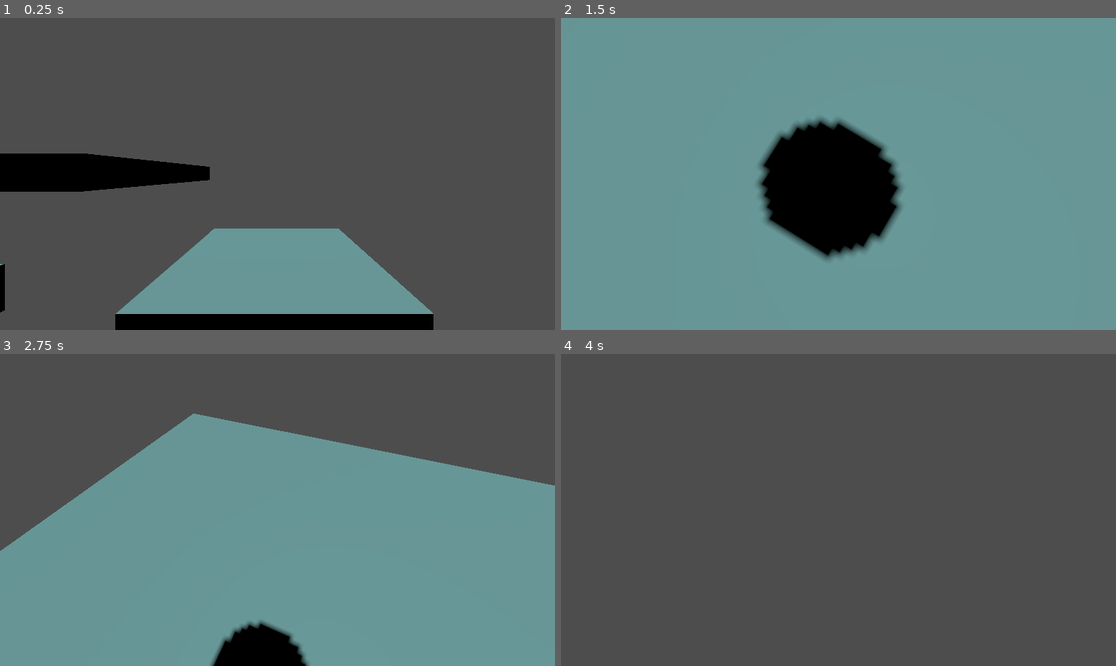
Above: before the commit, frames 1-4 (two rows, left to right).
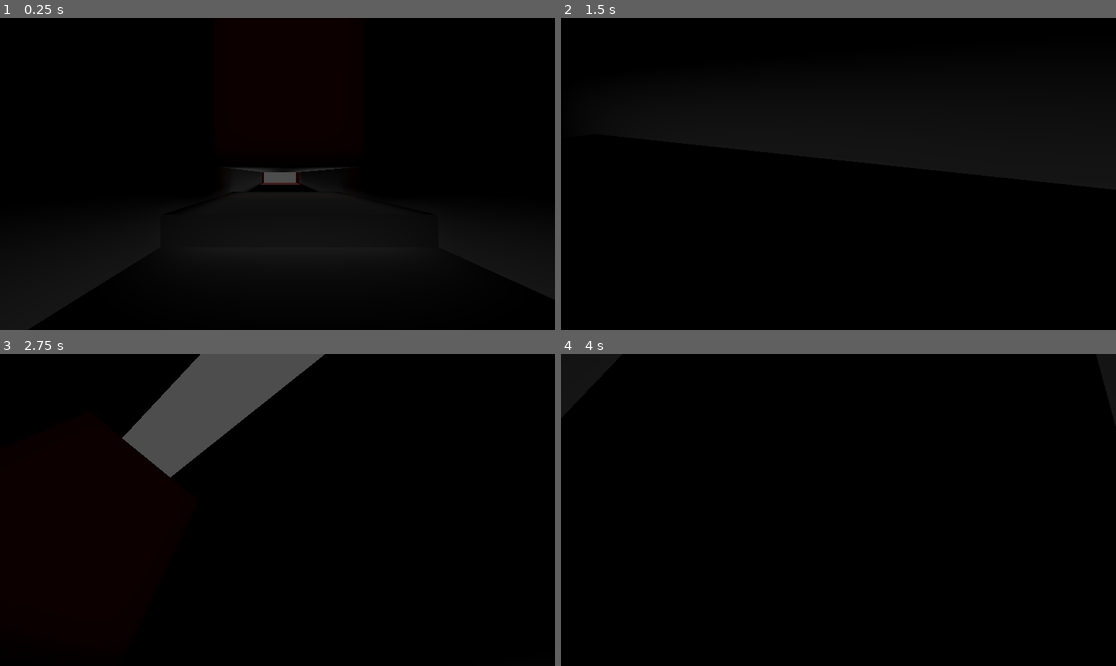
Above: after the commit, the same moments.

Repository: cogames-gaming/3d-platformer-template
Game: Godot game, scene res://scr/world.tscn
The game is run twice, just before and just after one commit, with the same random seed, the same clock (stepped at 60 frames per second) and the same inputs. Before the commit the project starts from res://src/world.tscn.
Inputs (mouse positions are in pixels of both pictures, inside the frame that each line leads up to):
- Up to frame 1 (0.25 s): no input
- Up to frame 2 (1.5 s): tap Enter (ui_accept) at 0.5, 0.77 s; move the mouse to (960, 158) at 0.52 s; hold Right (ui_right) 0.53-1.28 s; tap Ctrl (crouch, bound only after the commit) at 0.6, 1.35 s; move the mouse to (727, 189) at 1.27 s; hold Down (ui_down) from 1.28 s (still down)
- Up to frame 3 (2.75 s): tap Enter (ui_accept) at 1.52 s; move the mouse to (333, 441) at 2.02 s; release Down (ui_down) at 2.03 s; hold Right (ui_right) from 2.03 s (still down); tap Ctrl (crouch, bound only after the commit) at 2.1 s
- Up to frame 4 (4 s): move the mouse to (810, 572) at 2.77 s; release Right (ui_right) at 2.78 s; hold Up (ui_up) 2.78-3.53 s; tap Ctrl (crouch, bound only after the commit) at 2.85, 3.6 s; tap Enter (ui_accept) at 3.02, 3.77 s; move the mouse to (1005, 556) at 3.52 s; hold Left (ui_left) from 3.53 s (still down)

The runs differ from the first frame. In frame 1, 93% of the frame differs, in the area x 0-100%, y 0-100%; in frame 2, 93%; in frame 3, 94%; in frame 4, 100%.

Commit message:
Walking sim
added crouch
can stand checker
changed level design
increased gravity

added 2 hex codes

Diff:
--- a/project.godot
+++ b/project.godot
@@ -1,19 +1,15 @@
-; Engine configuration file.
-; It's best edited using the editor UI and not directly,
-; since the parameters that go here are not all obvious.
-;
-; Format:
-;   [section] ; section goes between []
-;   param=value ; assign values to parameters
+config_version=5
 
-config_version=5
+[animation]
+
+compatibility/default_parent_skeleton_in_mesh_instance_3d=true
 
 [application]
 
-config/name="demo project platformer"
+config/name="simple_walking_simulator"
 config/tags=PackedStringArray("3d", "platformer", "template")
 run/main_scene="uid://ddy3d3ccwlhst"
-config/features=PackedStringArray("4.4", "Forward Plus")
+config/features=PackedStringArray("4.7", "Forward Plus")
 config/icon="res://icon.svg"
 
 [input]
@@ -43,3 +39,8 @@
 "events": [Object(InputEventKey,"resource_local_to_scene":false,"resource_name":"","device":0,"window_id":0,"alt_presse …(194 unchanged characters)…
 ]
 }
+crouch={
+"deadzone": 0.2,
+"events": [Object(InputEventKey,"resource_local_to_scene":false,"resource_name":"","device":-1,"window_id":0,"alt_pressed":false,"shift_pressed":false,"ctrl_pressed":false,"meta_pressed":false,"pressed":false,"keycode":0,"physical_keycode":4194326,"key_label":0,"unicode":0,"location":0,"echo":false,"script":null)
+]
+}
--- /dev/null
+++ b/scr/platform.tscn
@@ -0,0 +1,15 @@
+[gd_scene format=3 uid="uid://h2epcp7maugu"]
+
+[sub_resource type="BoxShape3D" id="BoxShape3D_lcdbl"]
+size = Vector3(10, 1, 10)
+
+[sub_resource type="BoxMesh" id="BoxMesh_0ouva"]
+size = Vector3(10, 1, 10)
+
+[node name="platform" type="StaticBody3D" unique_id=689418554]
+
+[node name="CollisionShape3D" type="CollisionShape3D" parent="." unique_id=487284433]
+shape = SubResource("BoxShape3D_lcdbl")
+
+[node name="MeshInstance3D" type="MeshInstance3D" parent="." unique_id=632302816]
+mesh = SubResource("BoxMesh_0ouva")
--- /dev/null
+++ b/scr/player.tscn
@@ -0,0 +1,36 @@
+[gd_scene format=3 uid="uid://gqsa4as6asj3"]
+
+[ext_resource type="Script" uid="uid://dct612di3qqfs" path="res://script/player.gd" id="1_xo3ru"]
+
+[sub_resource type="BoxShape3D" id="BoxShape3D_lowyb"]
+size = Vector3(0.767212, 1.12793, 1.21826)
+
+[sub_resource type="CapsuleShape3D" id="CapsuleShape3D_gmfve"]
+height = 1.65431
+
+[sub_resource type="CapsuleMesh" id="CapsuleMesh_ehvfd"]
+
+[node name="Player" type="CharacterBody3D" unique_id=1037750849]
+transform = Transform3D(1, 0, 0, 0, 1, 0, 0, 0, 1, 0, -0.0568893, 0)
+script = ExtResource("1_xo3ru")
+
+[node name="legs" type="CollisionShape3D" parent="." unique_id=1595283237]
+transform = Transform3D(1, 0, 0, 0, 0.565708, 0, 0, 0, 0.622622, -0.00088954, -0.67203, -0.00907183)
+shape = SubResource("BoxShape3D_lowyb")
+
+[node name="body" type="CollisionShape3D" parent="." unique_id=829630088]
+transform = Transform3D(1, 0, 0, 0, 0.908589, 0, 0, 0, 1, -0.000517607, 0.256424, -0.0103761)
+shape = SubResource("CapsuleShape3D_gmfve")
+
+[node name="MeshInstance3D" type="MeshInstance3D" parent="." unique_id=1558348217]
+transform = Transform3D(1, 0, 0, 0, 1, 0, 0, 0, 1, 0, 0.0041635, 0)
+mesh = SubResource("CapsuleMesh_ehvfd")
+
+[node name="Camera3D" type="Camera3D" parent="." unique_id=67572499]
+transform = Transform3D(1, 0, 0, 0, 1, 0, 0, 0, 1, 0, 0.582963, -0.0359359)
+
+[node name="SpotLight3D" type="SpotLight3D" parent="Camera3D" unique_id=1629388680]
+transform = Transform3D(1, 0, 0, 0, 1, 0, 0, 0, 1, 0, -0.103693, 0.0359359)
+visible = false
+spot_range = 32.9261
+spot_angle = 89.99
--- /dev/null
+++ b/scr/world.tscn
@@ -0,0 +1,80 @@
+[gd_scene format=3 uid="uid://ddy3d3ccwlhst"]
+
+[ext_resource type="PackedScene" uid="uid://h2epcp7maugu" path="res://scr/platform.tscn" id="1_xlegt"]
+[ext_resource type="PackedScene" uid="uid://gqsa4as6asj3" path="res://scr/player.tscn" id="2_0qwtu"]
+
+[sub_resource type="CapsuleShape3D" id="CapsuleShape3D_7av70"]
+
+[sub_resource type="BoxMesh" id="BoxMesh_xlegt"]
+
+[node name="World" type="Node3D" unique_id=539222109]
+
+[node name="Player" parent="." unique_id=1660737481 instance=ExtResource("2_0qwtu")]
+transform = Transform3D(1, 0, 0, 0, 1, 0, 0, 0, 1, -1.62815, 2.58994, 0.884325)
+
+[node name="StandCheck" type="ShapeCast3D" parent="Player" unique_id=24471562]
+transform = Transform3D(1, 0, 0, 0, 1, 0, 0, 0, 1, 0, 1.052587, 0)
+shape = SubResource("CapsuleShape3D_7av70")
+
+[node name="DirectionalLight3D" type="DirectionalLight3D" parent="." unique_id=2096192008]
+transform = Transform3D(1, 0, 0, 0, -0.17364821, 0.9848078, 0, -0.9848078, -0.17364821, 0, 20, 22.15996)
+visible = false
+light_color = Color(0.7, 0.35, 0.35, 1)
+light_energy = 2.0
+shadow_enabled = true
+sky_mode = 1
+
+[node name="platforms" type="Node3D" parent="." unique_id=1361664497]
+transform = Transform3D(1, 0, 0, 0, 1, 0, 0, 0, 1, -10, 7.5, -10)
+
+[node name="floor start platform" parent="platforms" unique_id=927678470 instance=ExtResource("1_xlegt")]
+transform = Transform3D(1, 0, 0, 0, 1, 0, 0, 0, 6, 9, -7.5, -10)
+
+[node name="floor start step" parent="platforms" unique_id=1831293453 instance=ExtResource("1_xlegt")]
+transform = Transform3D(1, 0, 0, 0, 0.999848, 0.0174524, 0, -0.0174524, 0.999848, 9, -6.66701, 0)
+
+[node name="-z wall start" parent="platforms" unique_id=1044550926 instance=ExtResource("1_xlegt")]
+transform = Transform3D(-2.18557e-07, -1, 0, 5, -4.37114e-08, 0, 0, 0, 10, 4.5, -2.5, 9)
+
+[node name="+z wall start" parent="platforms" unique_id=1160298617 instance=ExtResource("1_xlegt")]
+transform = Transform3D(-2.18557e-07, -1, 0, 5, -4.37114e-08, 0, 0, 0, 10, 13.5, -2.5, 9)
+
+[node name="celing start crouch" parent="platforms" unique_id=472084799 instance=ExtResource("1_xlegt")]
+transform = Transform3D(1, 0, 0, 0, 11, 0, 0, 0, 3, 9, 1, -15)
+
+[node name="MeshInstance3D" type="MeshInstance3D" parent="." unique_id=1831902161]
+transform = Transform3D(9, 0, 0, 0, 15, 0, 0, 0, 7, -1, 20, -37.77242)
+mesh = SubResource("BoxMesh_xlegt")
+
+[node name="arealight" type="Node3D" parent="." unique_id=1484656270]
+transform = Transform3D(1, 0, 0, 0, -4.371139e-08, -1, 0, 1, -4.371139e-08, -4.39231, 0.559633, -27.922117)
+
+[node name="light strip start left" type="AreaLight3D" parent="arealight" unique_id=1242289069]
+area_size = Vector2(0.4, 28.5)
+
+[node name="light start platform" type="AreaLight3D" parent="arealight" unique_id=165573764]
+transform = Transform3D(1, 0, 0, 0, 1, 0, 0, 0, 1, 3.3336875, 30.07497, 2.883647)
+area_size = Vector2(7.449448, 15.025919)
+
+[node name="light strip start right" type="AreaLight3D" parent="arealight" unique_id=1257651907]
+transform = Transform3D(1, 0, 0, 0, 1, 0, 0, 0, 1, 7.2, 0, -0.013)
+area_size = Vector2(0.4, 28.5)
+
+[node name="start floor light" type="AreaLight3D" parent="arealight" unique_id=1542518158]
+transform = Transform3D(1, 0, 0, 0, -1, -8.742278e-08, 0, 8.742278e-08, -1, 3.464175, 18.417398, -1.2134035)
+light_energy = 0.7
+area_size = Vector2(7.213536, 9.776712)
+
+[node name="start wall light" type="AreaLight3D" parent="arealight" unique_id=2003970179]
+transform = Transform3D(1, 0, 0, 0, -4.371139e-08, 1, 0, -1, -4.371139e-08, 3.291376, 18.676765, -8.634884)
+light_color = Color(0.7019608, 0.34901962, 0.34901962, 1)
+area_size = Vector2(8.4538355, 11.270294)
+
+[node name="Node3D" type="Node3D" parent="." unique_id=417407897]
+
+[node name="start light" type="SpotLight3D" parent="Node3D" unique_id=1645118777]
+transform = Transform3D(1, 0, 0, 0, -0.34202015, 0.9396927, 0, -0.9396927, -0.34202015, -1.3859813, 35.77065, -50.800083)
+light_color = Color(0.7019608, 0.34901962, 0.34901962, 1)
+light_energy = 15.0
+shadow_enabled = true
+spot_range = 100.0
--- a/player.gd
+++ b/script/player.gd
@@ -1,27 +1,40 @@
 extends CharacterBody3D
-
 
 const SPEED = 5.0
 const JUMP_VELOCITY = 7
 
 var look_dir : Vector2
 @onready var camra = $Camera3D
+@onready var stand_check: ShapeCast3D = $StandCheck
 var camra_sence = 50
 
 var CapMouse = false
+var Crouch = false
 
 
 func _physics_process(delta: float) -> void:
+#toggal crouch + checker
+	if Input.is_action_just_pressed("crouch"):
+		if Crouch:
+			stand_check.force_shapecast_update()
+			if not stand_check.is_colliding():
+				Crouch = false
+				var tween := get_tree().create_tween()
+				tween.tween_property(self, "scale:y", 1.0, 0.5)
+		else:
+			Crouch = true
+			var tween := get_tree().create_tween()
+			tween.tween_property(self, "scale:y", 0.6, 0.5)
+
 	# Add the gravity.
 	if not is_on_floor():
-		velocity += get_gravity() * delta
+		velocity += get_gravity() * delta * 2
 
 	# Handle jump.
 	if Input.is_action_just_pressed("ui_accept") and is_on_floor():
 		velocity.y = JUMP_VELOCITY
 
 	# Get the input direction and handle the movement/deceleration.
-	# As good practice, you should replace UI actions with custom gameplay actions.
 	var input_dir := Input.get_vector("left", "right", "up", "down")
 	var direction := (transform.basis * Vector3(input_dir.x, 0, input_dir.y)).normalized()
 	if direction:
@@ -33,12 +46,10 @@
 
 		if Input.is_action_just_pressed("Pause"):
 			CapMouse = !CapMouse
-
 		if CapMouse:
 			Input.mouse_mode = Input.MOUSE_MODE_CAPTURED
 		else:
 			Input.mouse_mode = Input.MOUSE_MODE_VISIBLE
-
 
 	_rotate_camra(delta)
 	move_and_slide()
@@ -47,8 +58,9 @@
 	if event is InputEventMouseMotion: look_dir = event.relative * 0.01
 
 func _rotate_camra(delta: float, sence_mod:float = 1.0):
-	var input = Input.get_vector("ui_left","ui_right","ui_up","ui_down")
-	look_dir += input
 	rotation.y -= look_dir.x * camra_sence * delta
-	camra.rotation.x = clamp(camra.rotation.x - look_dir.y * camra_sence * sence_mod * delta, -1.5, 1.5)
+	camra.rotation.x = clamp(camra.rotation.x - look_dir.y * camra_sence * sence_mod * delta, -1.35, 0.6)
 	look_dir = Vector2.ZERO
+
+# "426e5e" green
+# "b35959" red
--- a/src/platform.tscn
+++ /dev/null
@@ -1,15 +0,0 @@
-[gd_scene load_steps=3 format=3 uid="uid://h2epcp7maugu"]
-
-[sub_resource type="BoxShape3D" id="BoxShape3D_lcdbl"]
-size = Vector3(10, 1, 10)
-
-[sub_resource type="BoxMesh" id="BoxMesh_0ouva"]
-size = Vector3(10, 1, 10)
-
-[node name="platform" type="StaticBody3D"]
-
-[node name="CollisionShape3D" type="CollisionShape3D" parent="."]
-shape = SubResource("BoxShape3D_lcdbl")
-
-[node name="MeshInstance3D" type="MeshInstance3D" parent="."]
-mesh = SubResource("BoxMesh_0ouva")
--- a/src/player.tscn
+++ /dev/null
@@ -1,20 +0,0 @@
-[gd_scene load_steps=4 format=3 uid="uid://gqsa4as6asj3"]
-
-[ext_resource type="Script" uid="uid://dct612di3qqfs" path="res://player.gd" id="1_lowyb"]
-
-[sub_resource type="CapsuleShape3D" id="CapsuleShape3D_gmfve"]
-
-[sub_resource type="CapsuleMesh" id="CapsuleMesh_ehvfd"]
-
-[node name="Player" type="CharacterBody3D"]
-transform = Transform3D(1, 0, 0, 0, 1, 0, 0, 0, 1, 0, -0.0568893, 0)
-script = ExtResource("1_lowyb")
-
-[node name="CollisionShape3D" type="CollisionShape3D" parent="."]
-shape = SubResource("CapsuleShape3D_gmfve")
-
-[node name="MeshInstance3D" type="MeshInstance3D" parent="."]
-mesh = SubResource("CapsuleMesh_ehvfd")
-
-[node name="Camera3D" type="Camera3D" parent="."]
-transform = Transform3D(1, 0, 0, 0, 1, 0, 0, 0, 1, 0, 0.582963, -0.0359359)
--- a/src/world.tscn
+++ /dev/null
@@ -1,28 +0,0 @@
-[gd_scene load_steps=3 format=3 uid="uid://ddy3d3ccwlhst"]
-
-[ext_resource type="PackedScene" uid="uid://h2epcp7maugu" path="res://src/platform.tscn" id="1_xlegt"]
-[ext_resource type="PackedScene" uid="uid://gqsa4as6asj3" path="res://src/player.tscn" id="2_0qwtu"]
-
-[node name="World" type="Node3D"]
-transform = Transform3D(1, 0, 0, 0, 1, 0, 0, 0, 1, 0.0995522, 1.32111, 0.588984)
-
-[node name="platform" parent="." instance=ExtResource("1_xlegt")]
-transform = Transform3D(1, 0, 0, 0, 1, 0, 0, 0, 1, -0.0412422, 0, -0.215711)
-
-[node name="platform2" parent="." instance=ExtResource("1_xlegt")]
-transform = Transform3D(1, 0, 0, 0, 1, 0, 0, 0, 1, -0.0824845, 2.5865, -11.4065)
-
-[node name="platform3" parent="." instance=ExtResource("1_xlegt")]
-transform = Transform3D(1, 0, 0, 0, 1, 0, 0, 0, 1, -10.8803, 5.03323, 0.588722)
-
-[node name="platform4" parent="." instance=ExtResource("1_xlegt")]
-transform = Transform3D(1, 0, 0, 0, 1, 0, 0, 0, 1, -10.0934, 7.51641, -10.3572)
-
-[node name="Player" parent="." instance=ExtResource("2_0qwtu")]
-transform = Transform3D(1, 0, 0, 0, 1, 0, 0, 0, 1, 0.00966156, 7.17702, 0.0154999)
-
-[node name="DirectionalLight3D" type="DirectionalLight3D" parent="."]
-transform = Transform3D(1, 0, 0, 0, -0.094925, 0.995484, 0, -0.995484, -0.094925, -5.4579, 17.1366, -15.7963)
-light_color = Color(0.701961, 1, 1, 1)
-shadow_enabled = true
-sky_mode = 1
Renamed: player.gd.uid -> script/player.gd.uid
